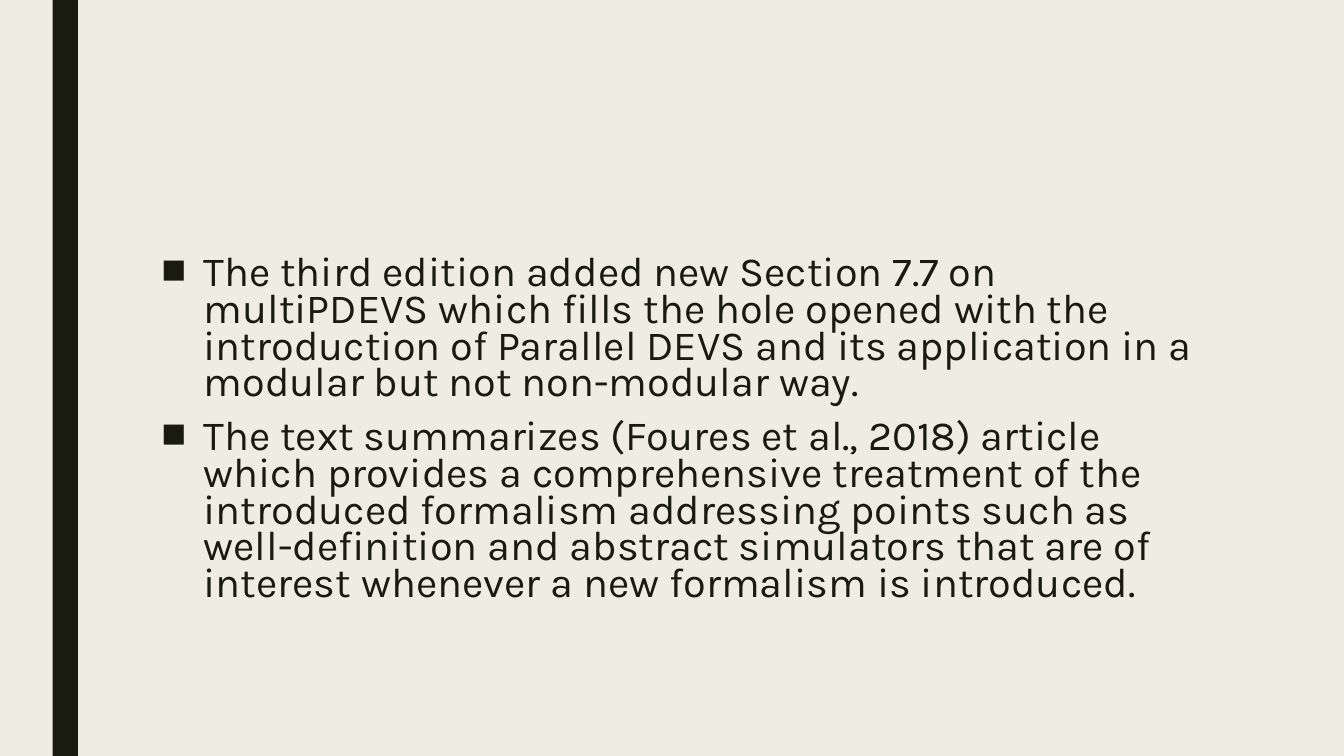
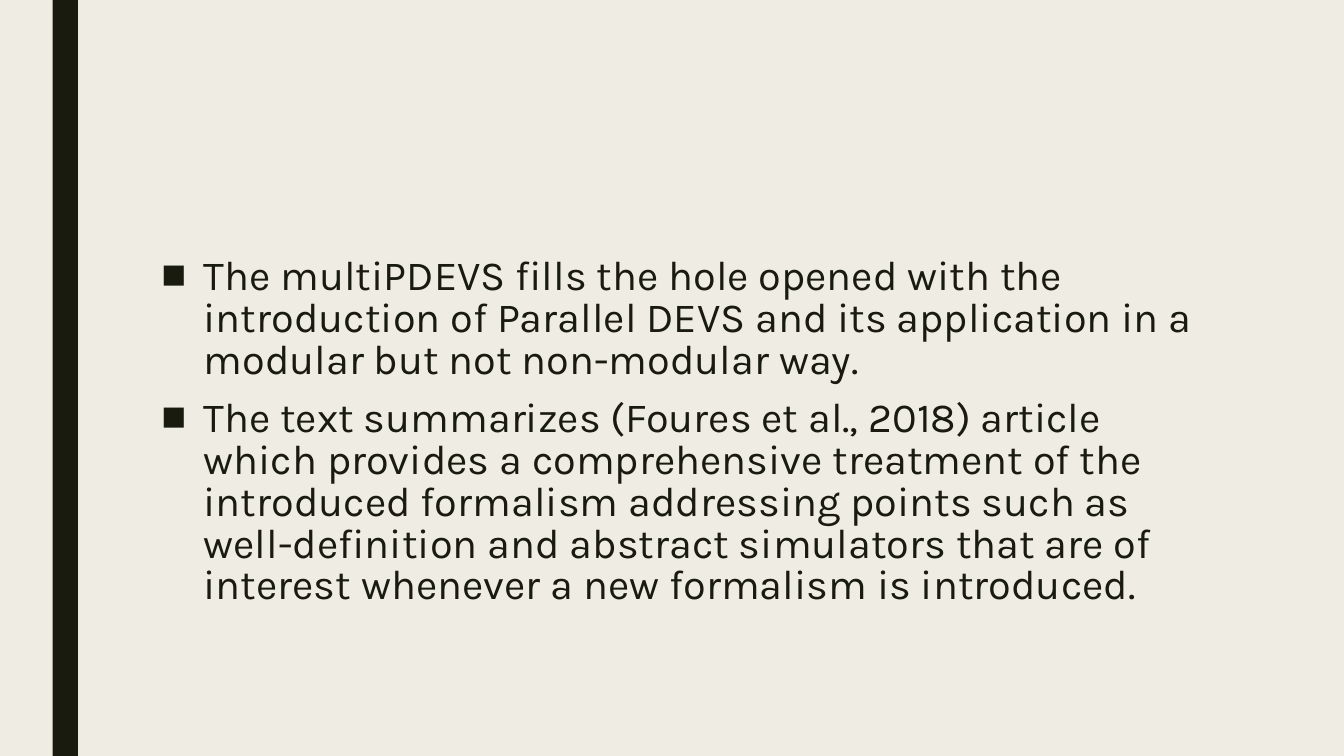
Before and after one commit to Z-Fikar/Tugas, a slide deck: slide 62 of Simulasi/Rangkum PPT/Chapter 7.pptx. Drawn at 1344x756 pixels with LibreOffice and Linux fonts; fonts in the diff are those of the drawing. Boxes give left, top, right and bottom in pixels: in the first picture for what was removed or moved away, otherwise in the second. Text is boxed around its words. In the diff, an @@ line names an element or a change of style, - is before the commit and + after.

```diff
--- a/Simulasi/Rangkum PPT/Chapter 7.pptx
+++ b/Simulasi/Rangkum PPT/Chapter 7.pptx
@@ text at (204,261,1192,384): text changed @@
-■ The third edition added new Section 7.7 on multiPDEVS which fills the hole opened with the introduction of Parallel DEVS and its application in a modular but not non-modular way.
+■ The multiPDEVS fills the hole opened with the introduction of Parallel DEVS and its application in a modular but not non-modular way.
@@ text at (204,402,1151,600): line spacing 0.74 to 0.84 @@
```
Also in this commit, not shown: 30 other slides changed, 1 slide added, 1 slide removed.
